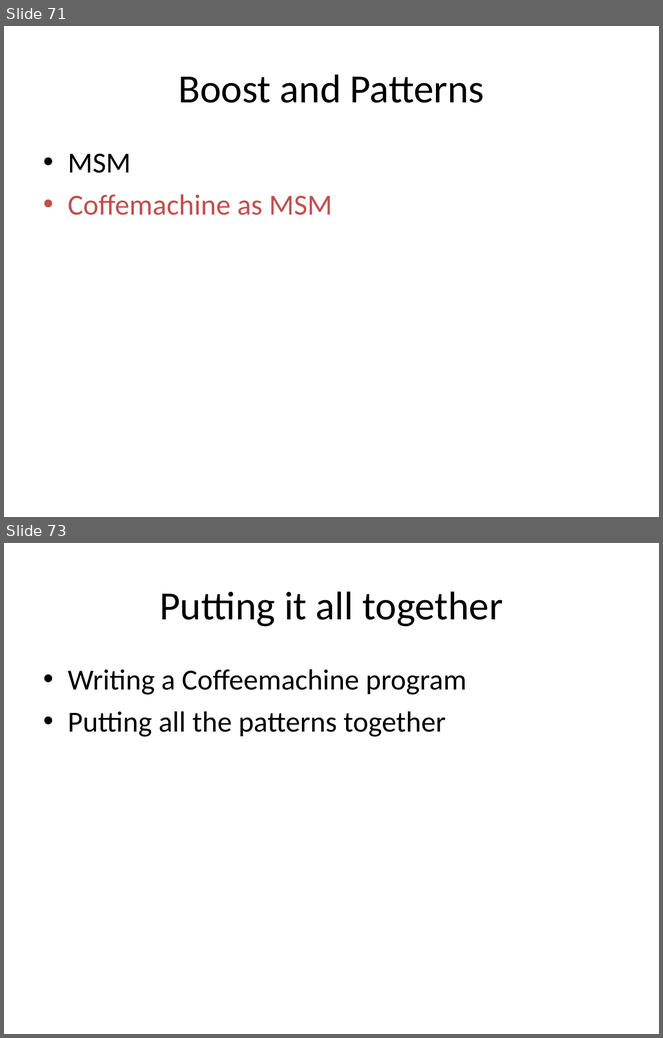
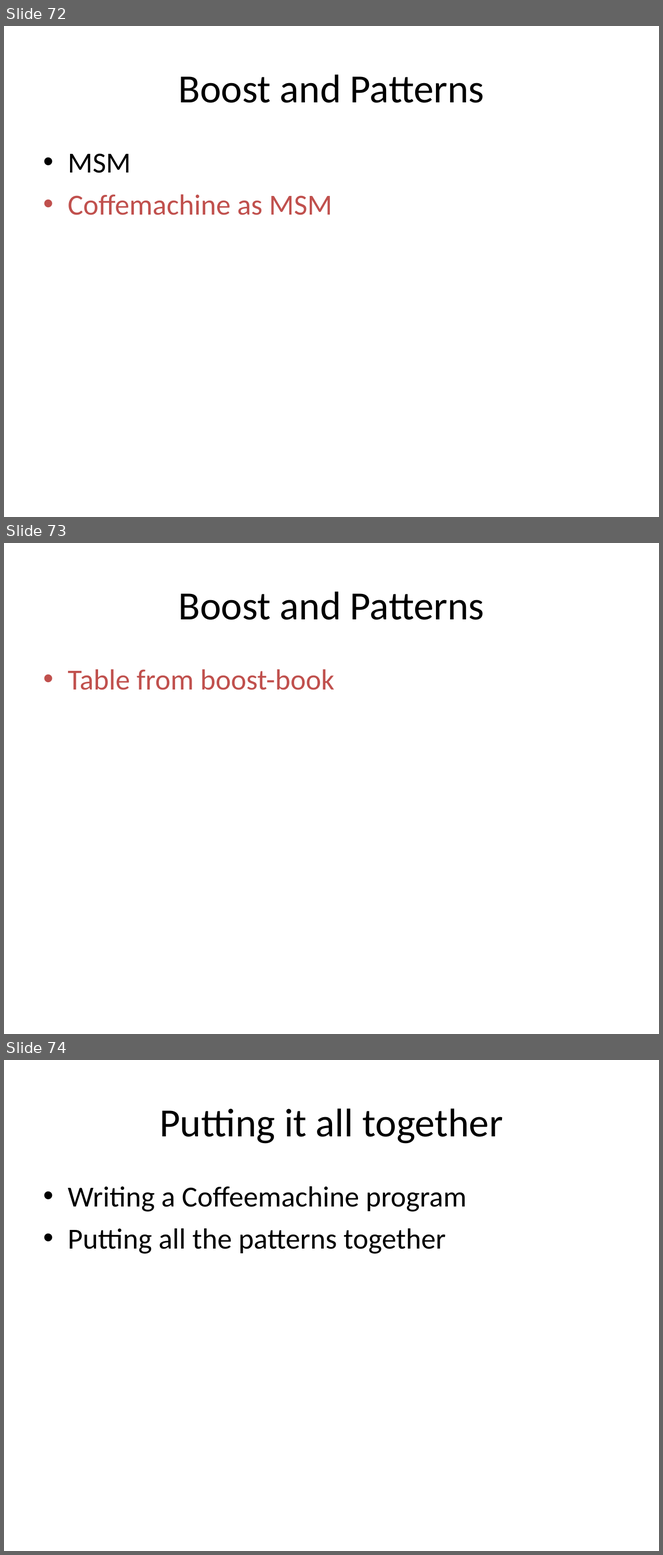
Before and after one commit to kamyu104/GofPatterns, a slide deck: Effective patterns.ppt. Shown one above the other, each under a label of ours: slides 71 and 73 before the commit, slides 72, 73 and 74 after it; the slides between them are not shown. The pictures are 663x1038 and 663x1555 pixels, drawn with LibreOffice and Linux fonts; fonts in the diff are those of the drawing. Boxes give left, top, right and bottom in pixels: in the first picture for what was removed or moved away, otherwise in the second. Text is boxed around its words. In the diff, an @@ line names an element or a change of style, - is before the commit and + after.

```diff
--- a/Effective patterns.ppt
+++ b/Effective patterns.ppt
@@ slide 73 added at (4,543,659,1034), background #FFFFFF @@
@@ title added at (178,591,484,620), 44 pt, text #000000 @@
+Boost and Patterns
@@ text added at (68,669,335,690), 32 pt, text #C0504D @@
+• Table from boost-book
@@ what was slide 71 is now slide 72 @@
@@ what was slide 73 is now slide 74 @@
```
Also in this commit, not shown: 1 slide changed.
